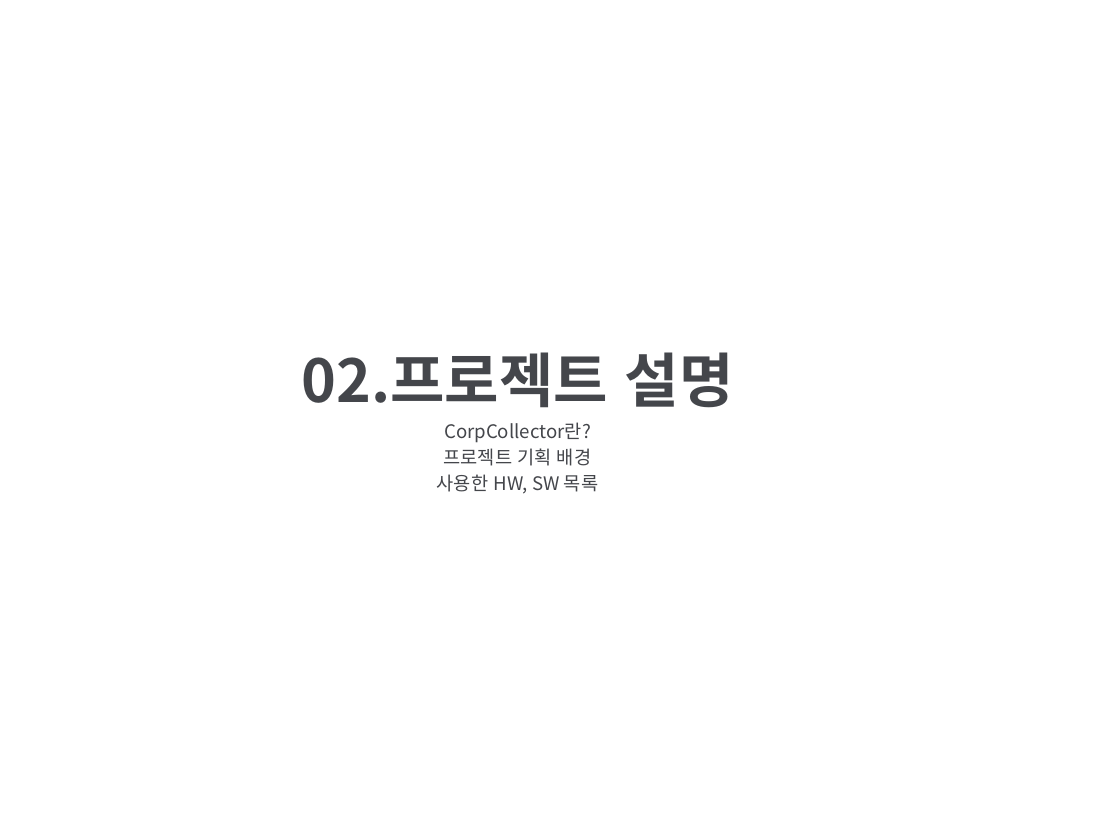
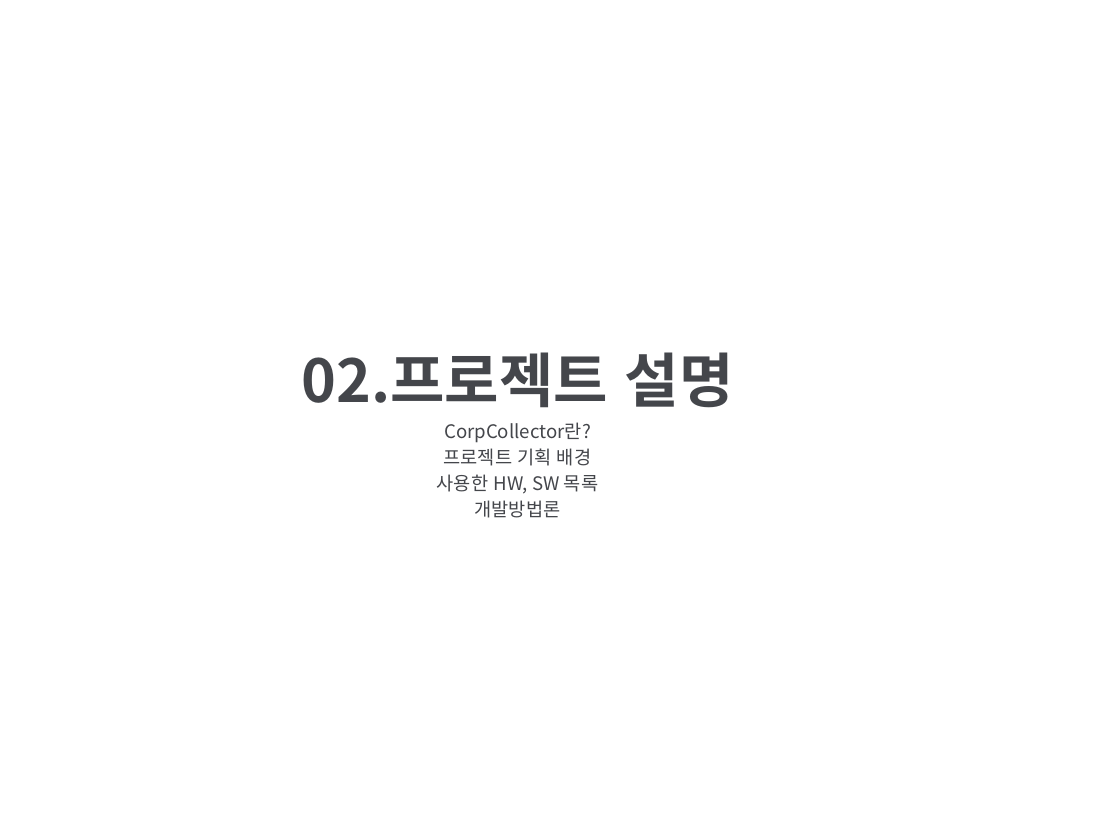
Before and after one commit to DrawGreen2021/Presentation, a slide deck: slide 5 of 팀 그릴그린 중간발표(사업계획서).pptx. Drawn at 1120x840 pixels with LibreOffice and Linux fonts; fonts in the diff are those of the drawing; background and template pictures are left out. Boxes give left, top, right and bottom in pixels: in the first picture for what was removed or moved away, otherwise in the second. Text is boxed around its words. In the diff, an @@ line names an element or a change of style, - is before the commit and + after.

```diff
--- a/팀 그릴그린 중간발표(사업계획서).pptx
+++ b/팀 그릴그린 중간발표(사업계획서).pptx
@@ subtitle at box(475, 500, 561, 518): paragraph added @@
+개발방법론
```
Also in this commit, not shown: 9 other slides changed, 4 slides added, 2 slides removed, 2 other files.
